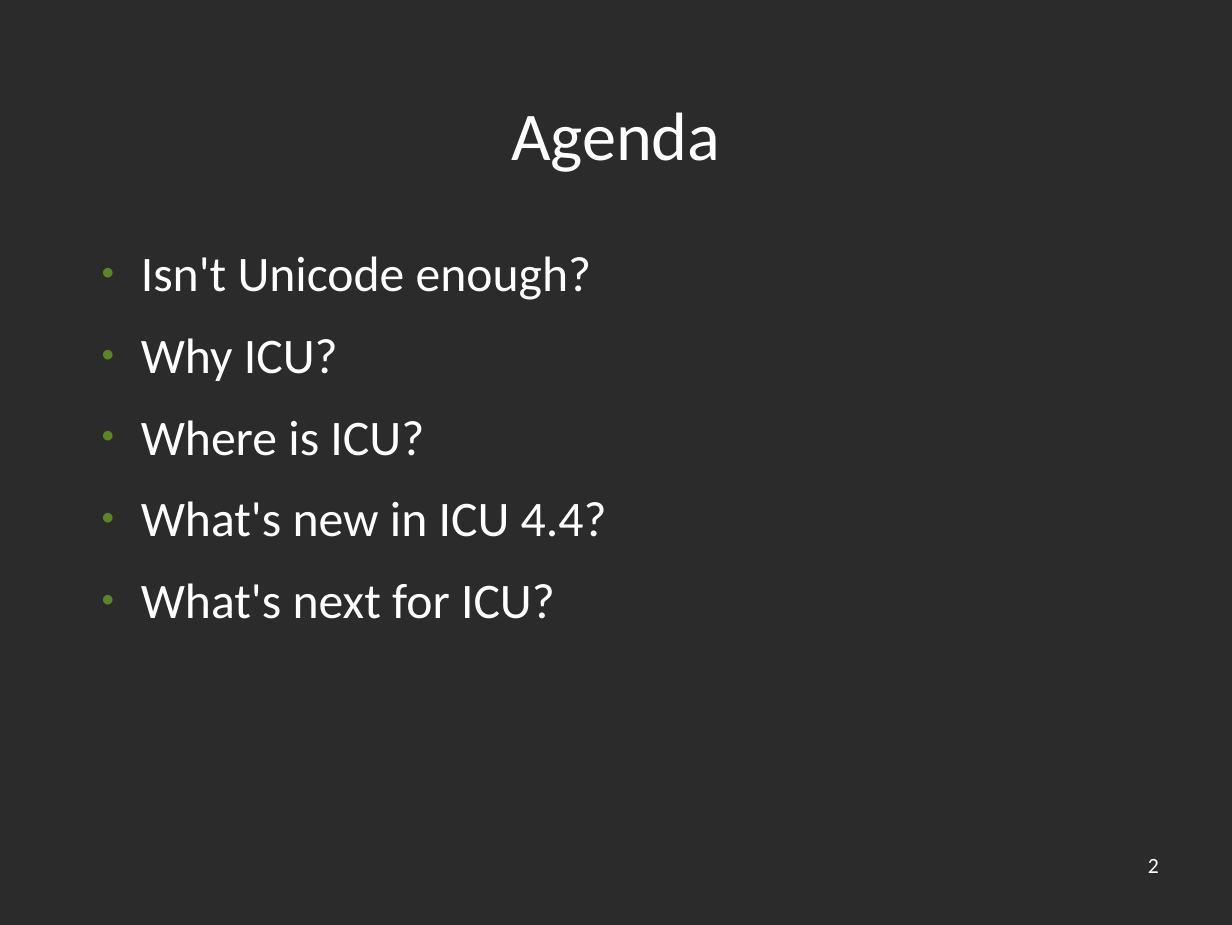
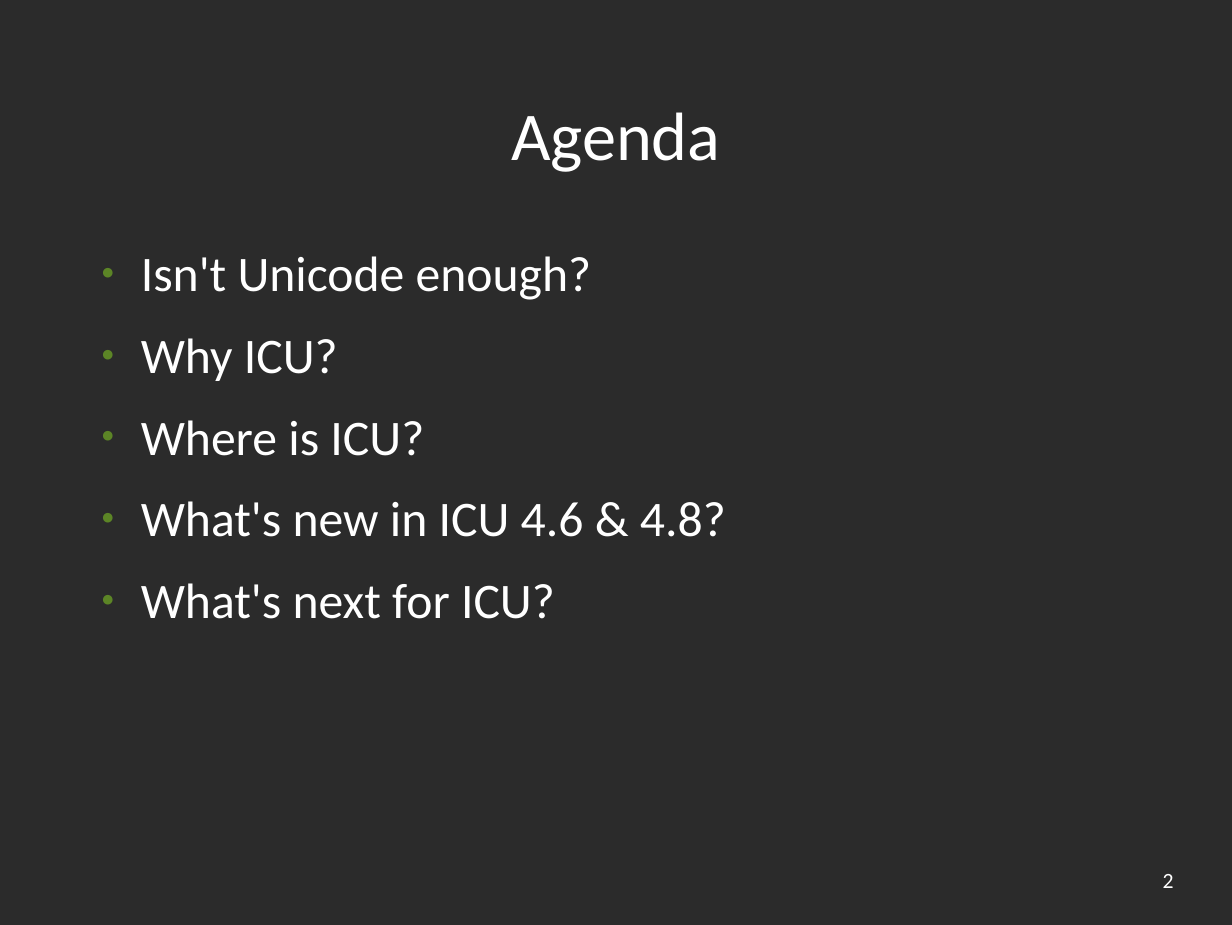
Before and after one commit to unicode-org/icu-docs, a slide deck: slide 2 of docs/pres/icu_overview.odp. Drawn at 1232x925 pixels with LibreOffice and Linux fonts; fonts in the diff are those of the drawing; background and template pictures are left out; a plain dark background stands for a picture behind light text. Boxes give left, top, right and bottom in pixels: in the first picture for what was removed or moved away, otherwise in the second. Text is boxed around its words. In the diff, an @@ line names an element or a change of style, - is before the commit and + after.

```diff
--- a/docs/pres/icu_overview.odp
+++ b/docs/pres/icu_overview.odp
@@ text at [141,501,726,537]: text changed @@
-● What's new in ICU 4.4?
+● What's new in ICU 4.6 & 4.8?
@@ page number: place and size @@
-page number at [1148,859,1159,873]
+page number at [1163,874,1174,888]
```
Also in this commit, not shown: 26 other slides changed, 7 slides added, 1 other file.
